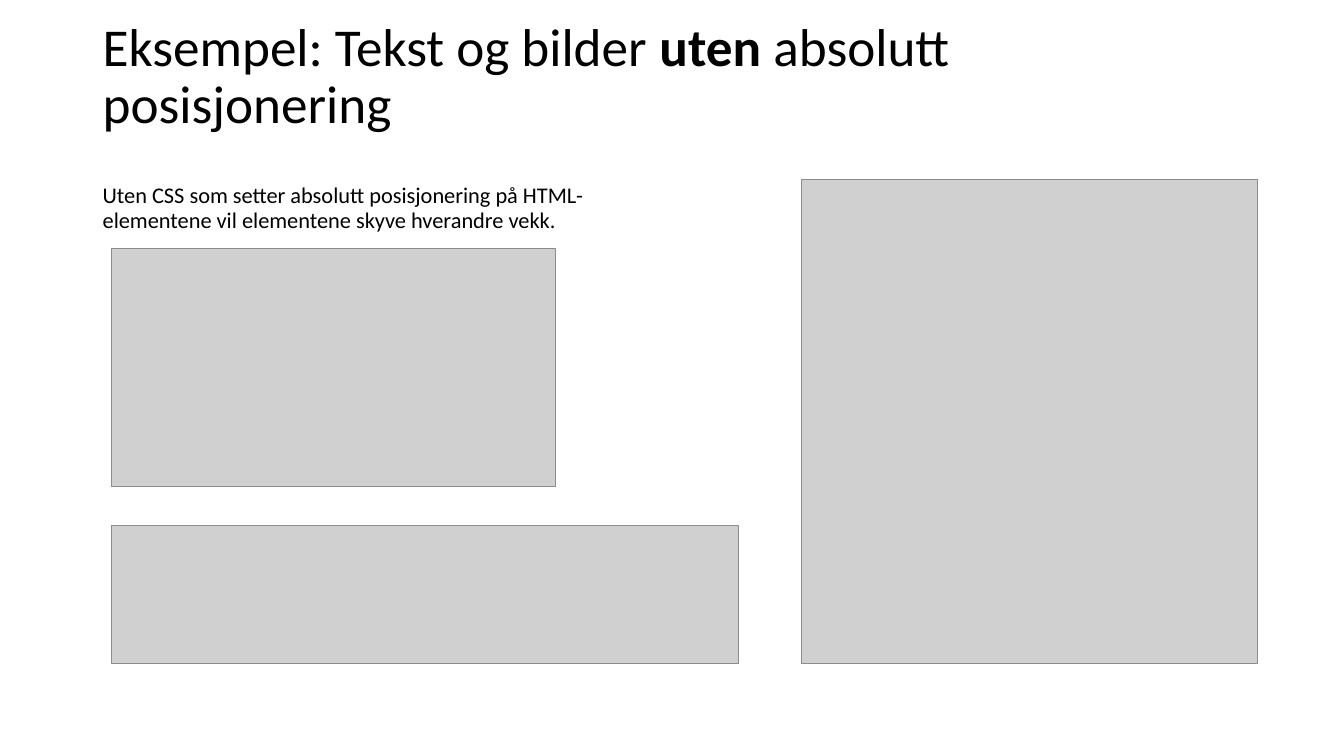
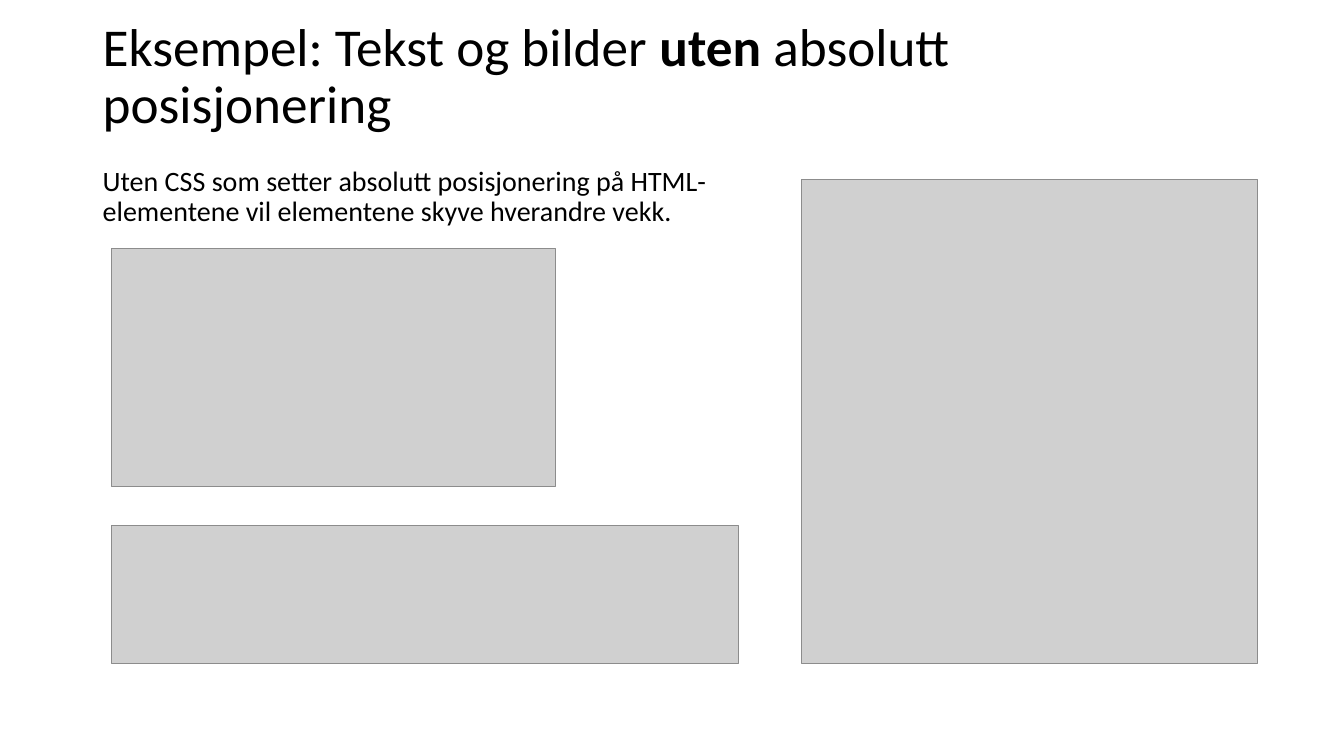
Before and after one commit to overas/overas.github.io, a slide deck: slide 7 of it2/Kap-7.4-Bilder med JavaScript/Kap. 7.4 Bilder med JavaScript.pptx (slide 6 before the commit). Drawn at 1344x756 pixels with LibreOffice and Linux fonts; fonts in the diff are those of the drawing; grey boxes stand for pictures. Boxes give left, top, right and bottom in pixels: in the first picture for what was removed or moved away, otherwise in the second. Text is boxed around its words. In the diff, an @@ line names an element or a change of style, - is before the commit and + after.

```diff
--- a/it2/Kap-7.4-Bilder med JavaScript/Kap. 7.4 Bilder med JavaScript.pptx
+++ b/it2/Kap-7.4-Bilder med JavaScript/Kap. 7.4 Bilder med JavaScript.pptx
@@ text "Uten CSS som setter absolutt ..." moved from (x1=103, y1=187, x2=583, y2=232) to (x1=103, y1=171, x2=706, y2=226) @@
@@ text "Uten CSS som setter absolutt ..." at (x1=103, y1=171, x2=706, y2=226): size 16 to 20 pt @@
```
Also in this commit, not shown: 6 other slides changed.
